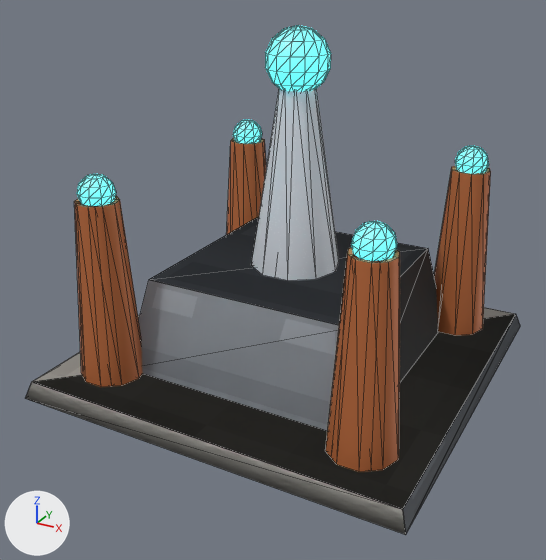
What one commit did to the glTF model rust-ra2/assets/models/allied_weather_controller.glb.
Camera for both pictures: a 50 mm camera at (4.46, -8.76, 5.59) aimed at (-0.08, -0.5, 1.46). Lighting does not change. The marker at lower left points along +X, +Y and +Z. The picture after the commit comes second. Mesh edges are drawn as thin lines. Where no turn or scale is listed for an object, it has been applied to the vertices. Vertices at exactly the same position are counted once.

Objects in the first picture: 'Hull', 'Hull_LOD1'.
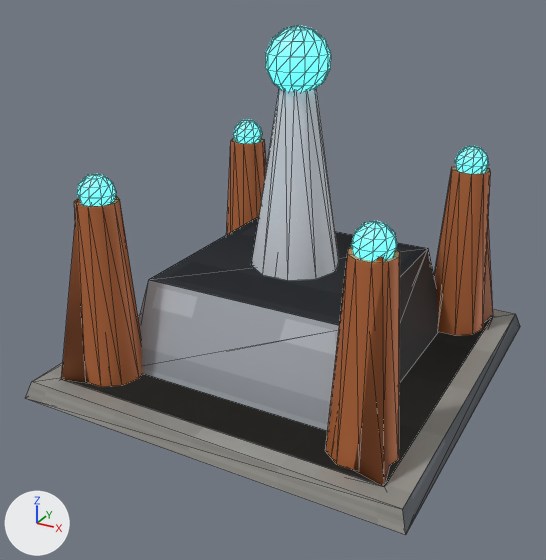
Where the change shows, as pixel boxes (x1, y1, x2, y2) in the pictures (546 x 560 px):
'Hull_LOD1', reshaped
    before: (25, 140, 406, 535)
    after: (61, 198, 493, 486)

The edits, one by one:
me_hull_lod1_mesh is used by ob_hull_lod1; location (0.0, 0.0, 0.0).
me_hull_lod1_mesh had 69 vertices, 86 faces and spanned x -2.7..2.7, y -2.7..2.7, z 0.0..4.09.
me_hull_lod1_mesh now has 45 vertices, 86 faces and spans x -2.7..2.7, y -2.7..2.7, z 0.0..4.12.
Part 1, on me_hull_lod1_mesh:
32 vertices are removed from x -2.66..2.62, y -2.62..2.66, z 0.12..2.69.
68 faces are deleted.
1 vertex moves from x 0.0, y 0.0, z 4.09 to x 0.0, y 0.0, z 4.12.
24 vertices are added at x -2.43..2.32, y -2.37..2.47, z 0.17..2.78.
76 new faces join them.
Other edits to the shape of me_hull_lod1_mesh do not show in these pictures.
